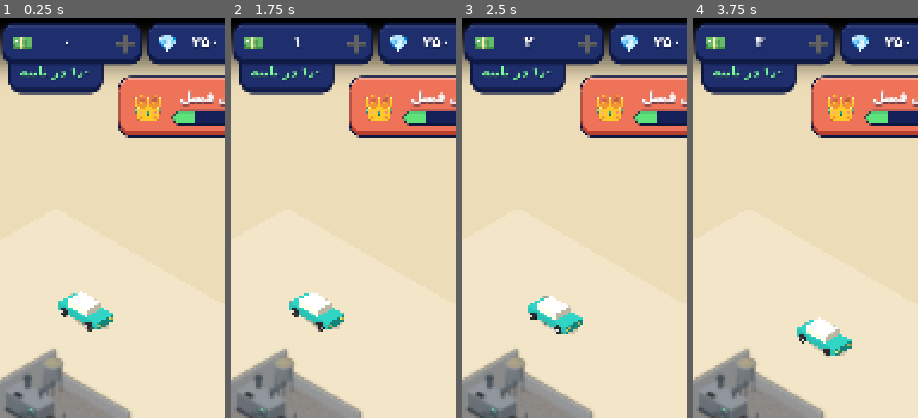
Above: before the commit, frames 1-4 (left to right).
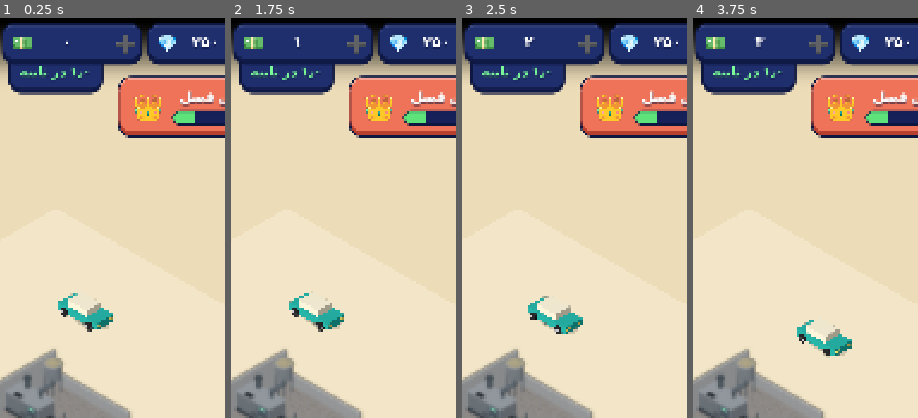
Above: after the commit, the same moments.

Repository: themahdipixl-dev/Noonvaei-godot
Game: Godot game, scene res://scenes/main.tscn
The game is run twice, just before and just after one commit, with the same random seed, the same clock (stepped at 60 frames per second) and the same inputs.
Inputs (mouse positions are % of the whole screen's width and height, from its top left):
- Up to frame 1 (0.25 s): no input
- Up to frame 2 (1.75 s): click (65, 3) at 0.52 s; click (95, 3) at 1.27 s
- Up to frame 3 (2.5 s): click (81, 11) at 2.02 s
- Up to frame 4 (3.75 s): click (94, 19) at 2.77 s; click (20, 11) at 3.52 s
The pictures show only the part of the screen within x 38-88%, y 0-50%; the shares and areas given below are measured in that part.

The runs differ from the first frame. In frame 1, 0.8% of the frame differs, in the area x 25-51%, y 68-78%; in frame 2, 0.8%; in frame 3, 0.9%, in the area x 29-54%, y 69-79%; in frame 4, 0.8%.

Commit message:
Car 3D: softer lighting so white parts don't burn out (sun 0.8 / ambient 0.35, angled light, tunable)

Diff:
--- a/scripts/world/car_model_3d.gd
+++ b/scripts/world/car_model_3d.gd
@@ -22,6 +22,8 @@
 ##       "yaw_offset": 0.0,       # degrees; use 90 / 180 / -90 if the car drives sideways or backwards
 ##       "scale": 1.0,            # size multiplier on screen
 ##       "spin_wheels": false,    # spin nodes named *wheel* in the .glb (only if their pivots are at the wheel centres)
+##       "sun": 0.8,              # main light strength (lower = less washed-out white, higher = brighter)
+##       "ambient": 0.35,         # fill light strength (lower = darker shadows / more contrast)
 ##   }
 ## The car length on screen is taken from car["shadow"]["length"] (tiles).
 ##
@@ -83,10 +85,12 @@
 	_viewport.render_target_update_mode = SubViewport.UPDATE_ALWAYS
 	add_child(_viewport)
 
+	# Soft lighting: the sun + ambient must add up to about 1.1, otherwise white parts (roof, hood)
+	# burn out to pure white and the shape of the car is lost.
 	var env := Environment.new()
 	env.ambient_light_source = Environment.AMBIENT_SOURCE_COLOR
 	env.ambient_light_color = Color(1, 1, 1)
-	env.ambient_light_energy = 0.5
+	env.ambient_light_energy = float(cfg.get("ambient", 0.35))
 
 	var cam := Camera3D.new()
 	cam.projection = Camera3D.PROJECTION_ORTHOGONAL
@@ -99,9 +103,10 @@
 	cam.position = Vector3(0.0, sin(pitch) * 30.0, cos(pitch) * 30.0)
 	_viewport.add_child(cam)
 
+	# the light comes at an angle (not straight from above) so that the top is not much brighter than the sides
 	var sun := DirectionalLight3D.new()
-	sun.light_energy = 1.1
-	sun.basis = Basis.looking_at(Vector3(0.45, -0.8, -0.35).normalized(), Vector3.UP)
+	sun.light_energy = float(cfg.get("sun", 0.8))
+	sun.basis = Basis.looking_at(Vector3(0.6, -0.6, -0.5).normalized(), Vector3.UP)
 	_viewport.add_child(sun)
 
 	# ---- the car
